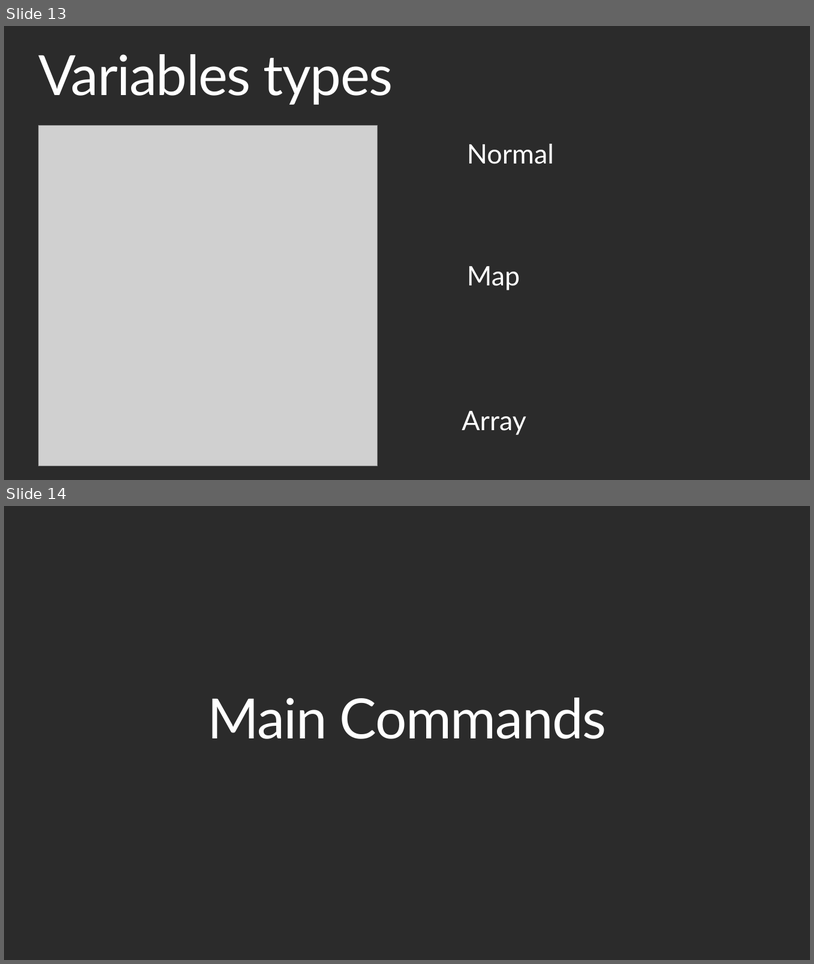
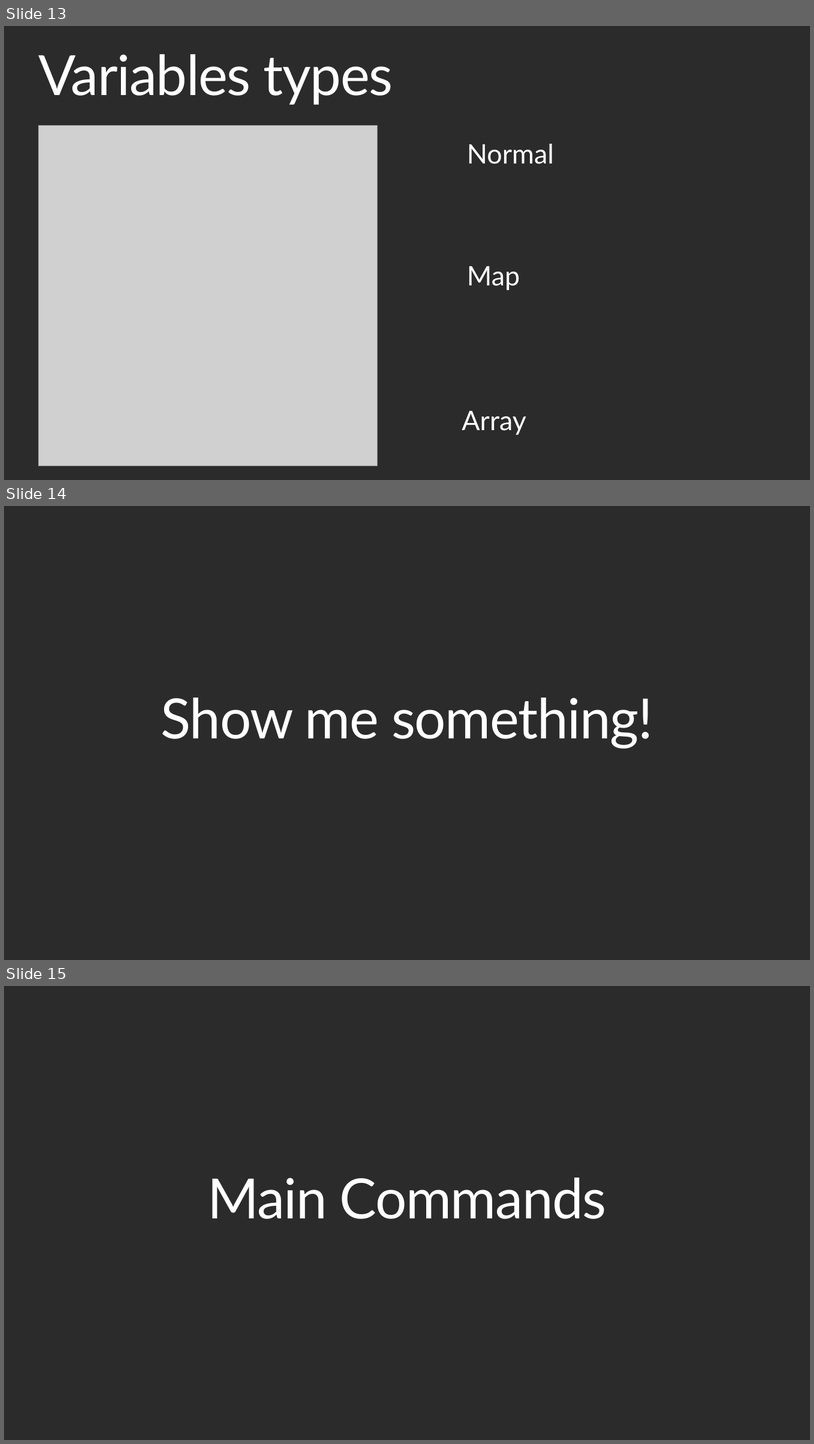
Before and after one commit to ahmedig/terraform-demo, a slide deck: Terraform showcase - Ahmed Elsayed.pptx. Shown one above the other, each under a label of ours: slides 13 and 14 before the commit, slides 13, 14 and 15 after it. The pictures are 814x964 and 814x1444 pixels, drawn with LibreOffice and Linux fonts; fonts in the diff are those of the drawing; grey boxes stand for pictures; background and template pictures are left out; a plain dark background stands for a picture behind light text. Boxes give left, top, right and bottom in pixels: in the first picture for what was removed or moved away, otherwise in the second. Text is boxed around its words. In the diff, an @@ line names an element or a change of style, - is before the commit and + after.

```diff
--- a/Terraform showcase - Ahmed Elsayed.pptx
+++ b/Terraform showcase - Ahmed Elsayed.pptx
@@ slide 14 added at [4,506,810,960], background picture (left out) @@
@@ text added at [161,697,653,748], 66 pt, text #FFFFFF @@
+Show me something!
@@ what was slide 14 is now slide 15 @@
```
Also in this commit, not shown: 2 slides changed, 3 other slides added, 1 slide removed, 1 other file.
